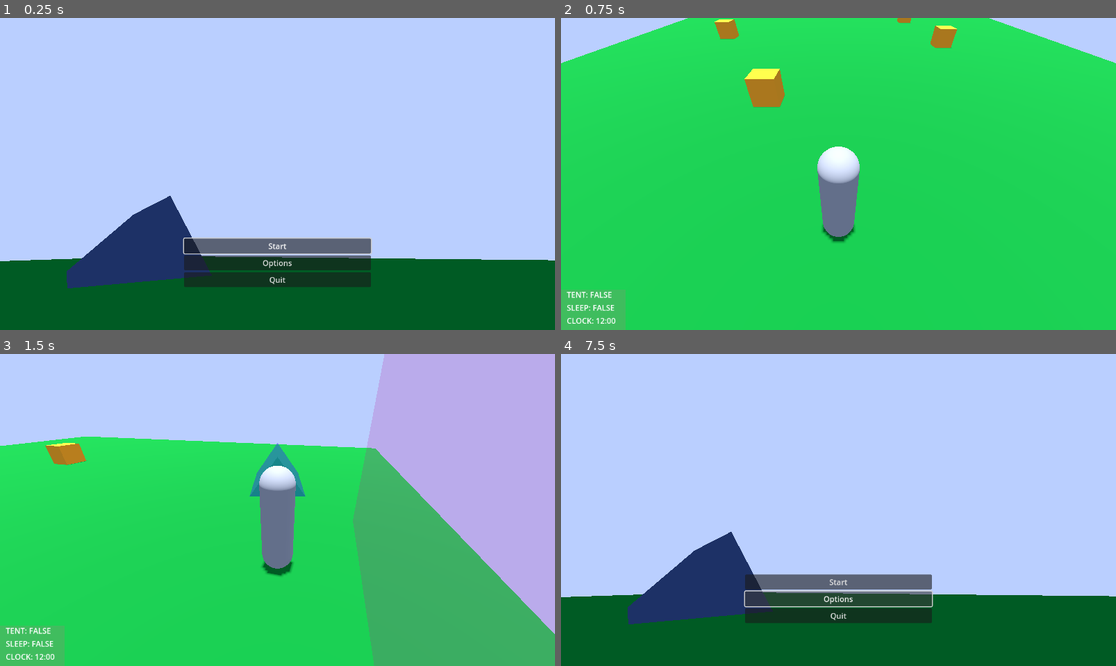
Above: before the commit, frames 1-4 (two rows, left to right).
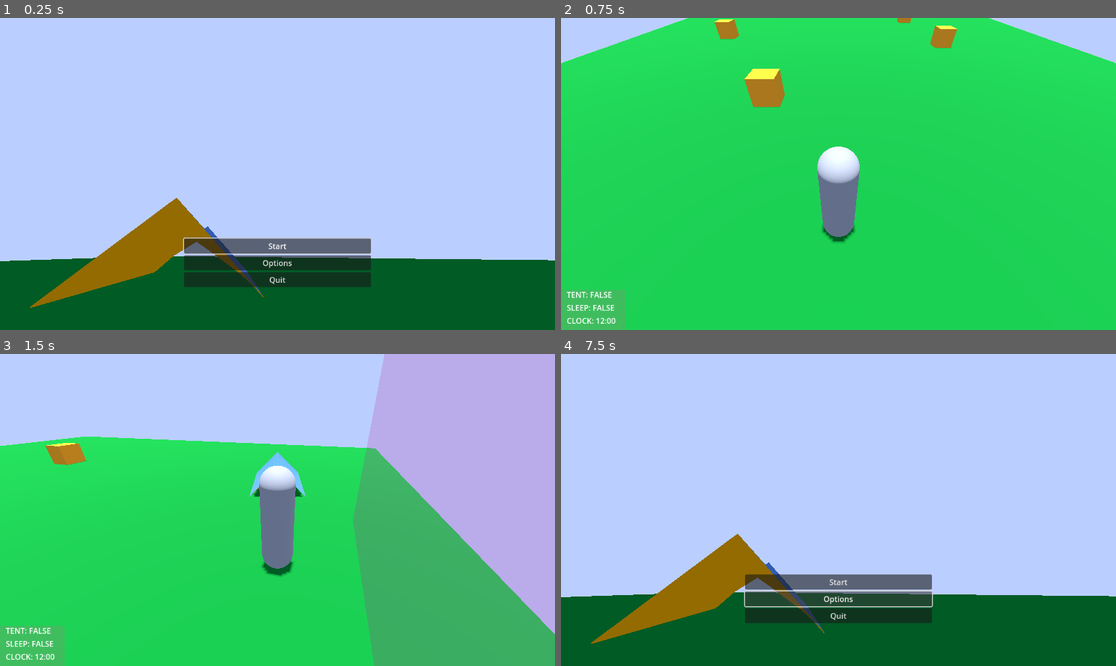
Above: after the commit, the same moments.

Repository: Wake1st/CritterCamper
Game: Godot game, scene res://levels/game_manager.tscn
The game is run twice, just before and just after one commit, with the same random seed, the same clock (stepped at 60 frames per second) and the same inputs. Before the commit the project starts from res://game_manager.tscn.
Inputs (mouse positions are in pixels of both pictures, inside the frame that each line leads up to):
- Up to frame 1 (0.25 s): no input
- Up to frame 2 (0.75 s): click "Start" at 0.5 s
- Up to frame 3 (1.5 s): move the mouse to (399, 494) at 1.27 s; hold D (right) from 1.28 s (still down); tap E (action) at 1.35 s
- Up to frame 4 (7.5 s): release D (right) at 2 s; click "Start" at 2 s; move the mouse to (727, 525) at 2.77 s; hold S (backward) 2.78-3.53 s; tap Z (sleep) at 2.85, 5.1 s; move the mouse to (894, 441) at 3.52 s; hold D (right) 3.53-4.28 s; tap Q (undo_action) at 3.6, 5.85 s; move the mouse to (810, 572) at 4.27 s; hold W (forward) 4.28-5.03 s; tap E (action) at 4.35, 6.6 s; tap Enter at 5, 6.5 s; move the mouse to (1005, 556) at 5.02 s; hold A (left) 5.03-6.53 s; tap Space at 5.75 s; move the mouse to (672, 463) at 5.77 s; move the mouse to (866, 510) at 6.52 s; hold S (backward) 6.53-7.25 s; click "Options" at 7.25 s

The runs differ from the first frame. In frame 1, 5.3% of the frame differs, in the area x 5-48%, y 57-93%; in frame 2, nothing differs; in frame 3, 0.5%; in frame 4, 5.3%.

Commit message:
init - tent mesh

Diff:
--- a/levels/00_main_level.tscn
+++ b/levels/00_main_level.tscn
@@ -1,7 +1,7 @@
 [gd_scene load_steps=4 format=3 uid="uid://08t5uqtptjkl"]
 
 [ext_resource type="PackedScene" uid="uid://btekk4skkt6cm" path="res://camp_ground.tscn" id="1_1jlv7"]
-[ext_resource type="PackedScene" uid="uid://ki6c2md6f5sh" path="res://tent.tscn" id="2_7kctt"]
+[ext_resource type="PackedScene" uid="uid://ufpeap5elo87" path="res://tent/tent.tscn" id="2_kga7p"]
 
 [sub_resource type="Environment" id="Environment_ftuoq"]
 background_mode = 1
@@ -15,8 +15,8 @@
 
 [node name="CampGround" parent="." instance=ExtResource("1_1jlv7")]
 
-[node name="Tent" parent="." instance=ExtResource("2_7kctt")]
-transform = Transform3D(0.483313, 0, 0.875448, 0, 1, 0, -0.875448, 0, 0.483313, -4.95828, 2.38419e-07, -4.87914)
-
 [node name="Camera3D" type="Camera3D" parent="."]
 transform = Transform3D(0.957958, 0.100201, 0.268843, 1.53148e-08, 0.937032, -0.349243, -0.286909, 0.33456, 0.897637, -0.701785, 0.464202, -1.22255)
+
+[node name="Tent" parent="." instance=ExtResource("2_kga7p")]
+transform = Transform3D(0.88099, 0, 0.473135, 0, 1, 0, -0.473135, 0, 0.88099, -3.12608, 0, -4.34491)
--- a/game_manager.tscn
+++ b/levels/game_manager.tscn
@@ -1,13 +1,13 @@
-[gd_scene load_steps=5 format=3 uid="uid://bandul5alqm28"]
+[gd_scene load_steps=5 format=3 uid="uid://b3l5pi5wyqo5u"]
 
-[ext_resource type="Script" path="res://building/GameManager.gd" id="1_h5aju"]
+[ext_resource type="Script" path="res://levels/GameManager.gd" id="1_64mnv"]
 [ext_resource type="PackedScene" uid="uid://08t5uqtptjkl" path="res://levels/00_main_level.tscn" id="2_imauc"]
 [ext_resource type="PackedScene" path="res://ui/menus/main_menu.tscn" id="3_i4dmh"]
 [ext_resource type="PackedScene" path="res://ui/menus/pause_menu.tscn" id="3_qqvtb"]
 
 [node name="GameManager" type="Node"]
 process_mode = 3
-script = ExtResource("1_h5aju")
+script = ExtResource("1_64mnv")
 pauseMenu = ExtResource("3_qqvtb")
 mainMenu = ExtResource("3_i4dmh")
 
--- a/player/build_point.tscn
+++ b/player/build_point.tscn
@@ -2,9 +2,9 @@
 
 [ext_resource type="Script" path="res://player/build_point.gd" id="1_ojyb0"]
 [ext_resource type="Material" uid="uid://do82srreht78b" path="res://building/buildSilhouette.tres" id="2_8rfgc"]
-[ext_resource type="PackedScene" uid="uid://ki6c2md6f5sh" path="res://tent.tscn" id="3_3575k"]
+[ext_resource type="PackedScene" uid="uid://ufpeap5elo87" path="res://tent/tent.tscn" id="3_kwc5x"]
 
 [node name="BuildPoint" type="Node3D"]
 script = ExtResource("1_ojyb0")
 buildSilhouette = ExtResource("2_8rfgc")
-pack = ExtResource("3_3575k")
+pack = ExtResource("3_kwc5x")
--- a/project.godot
+++ b/project.godot
@@ -11,7 +11,7 @@
 [application]
 
 config/name="CritterCamping"
-run/main_scene="res://game_manager.tscn"
+run/main_scene="res://levels/game_manager.tscn"
 config/features=PackedStringArray("4.0", "GL Compatibility")
 config/icon="res://icon.svg"
 
--- a/sky.tscn
+++ b/sky.tscn
@@ -1,4 +1,4 @@
-[gd_scene load_steps=9 format=3 uid="uid://bsigtaboy2luy"]
+[gd_scene load_steps=9 format=3]
 
 [ext_resource type="Script" path="res://sky.gd" id="1_hj4v8"]
 
--- a/tent.tscn
+++ /dev/null
@@ -1,21 +0,0 @@
-[gd_scene load_steps=4 format=3 uid="uid://bl8f68b6api83"]
-
-[ext_resource type="Material" uid="uid://co3h6ebds5vau" path="res://tent.tres" id="1_gob06"]
-
-[sub_resource type="PrismMesh" id="PrismMesh_tvnkk"]
-size = Vector3(2, 1.4, 3)
-
-[sub_resource type="ConvexPolygonShape3D" id="ConvexPolygonShape3D_w8p1s"]
-points = PackedVector3Array(-1, 0, -1.5, 0, 1.4, -1.5, 1, 0, -1.5, 1, 0, 1.5, 0, 1.4, 1.5, -1, 0, 1.5)
-
-[node name="Tent" type="Node3D"]
-
-[node name="Mesh" type="MeshInstance3D" parent="."]
-transform = Transform3D(1, 0, 0, 0, 1, 0, 0, 0, 1, 0, 0.7, 0)
-mesh = SubResource("PrismMesh_tvnkk")
-surface_material_override/0 = ExtResource("1_gob06")
-
-[node name="StaticBody3D" type="StaticBody3D" parent="."]
-
-[node name="CollisionShape3D" type="CollisionShape3D" parent="StaticBody3D"]
-shape = SubResource("ConvexPolygonShape3D_w8p1s")
--- /dev/null
+++ b/tent/tent.tscn
@@ -0,0 +1,26 @@
+[gd_scene load_steps=5 format=3 uid="uid://ufpeap5elo87"]
+
+[ext_resource type="Material" uid="uid://co3h6ebds5vau" path="res://tent/tent.tres" id="1_74x1s"]
+[ext_resource type="PackedScene" uid="uid://bfbkknd0t7fyj" path="res://tent/tent.glb" id="2_mlfni"]
+
+[sub_resource type="PrismMesh" id="PrismMesh_y4ne5"]
+size = Vector3(2, 1.4, 3)
+
+[sub_resource type="ConvexPolygonShape3D" id="ConvexPolygonShape3D_w8p1s"]
+points = PackedVector3Array(-1, 0, -1.5, 0, 1, -1.5, 1, 0, -1.5, 1, 0, 1.5, 0, 1, 1.5, -1, 0, 1.5)
+
+[node name="Tent" type="Node3D"]
+
+[node name="Mesh" type="MeshInstance3D" parent="."]
+transform = Transform3D(1, 0, 0, 0, 1, 0, 0, 0, 1, 0, 0.7, 0)
+visible = false
+mesh = SubResource("PrismMesh_y4ne5")
+surface_material_override/0 = ExtResource("1_74x1s")
+
+[node name="StaticBody3D" type="StaticBody3D" parent="."]
+
+[node name="CollisionShape3D" type="CollisionShape3D" parent="StaticBody3D"]
+shape = SubResource("ConvexPolygonShape3D_w8p1s")
+
+[node name="tent" parent="." instance=ExtResource("2_mlfni")]
+transform = Transform3D(1, 0, 0, 0, 1, 0, 0, 0, 1, 0, -0.00038445, 0)
Renamed: building/GameManager.gd -> levels/GameManager.gd
Not shown: 1 places in player/player.tscn that only renumber resources
Binary file added: tent/tent.glb
Not shown, added: tent/tent.glb.import
Renamed: tent.tres -> tent/tent.tres
Binary file added: tent/tent_Tent Secondary Color.png
Not shown, added: tent/tent_Tent Secondary Color.png.import
